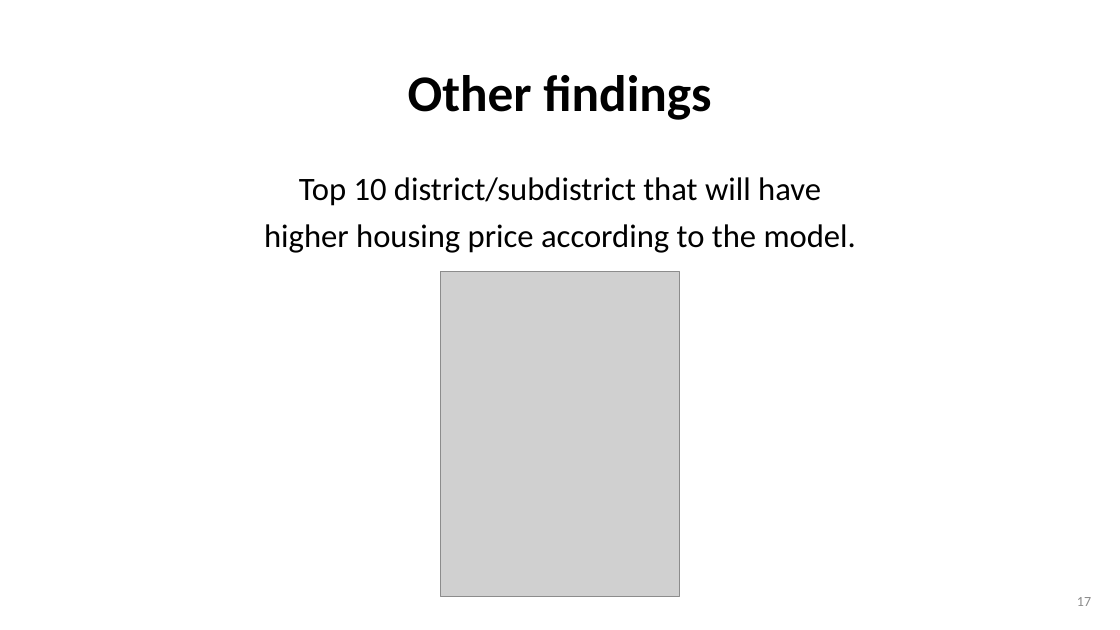
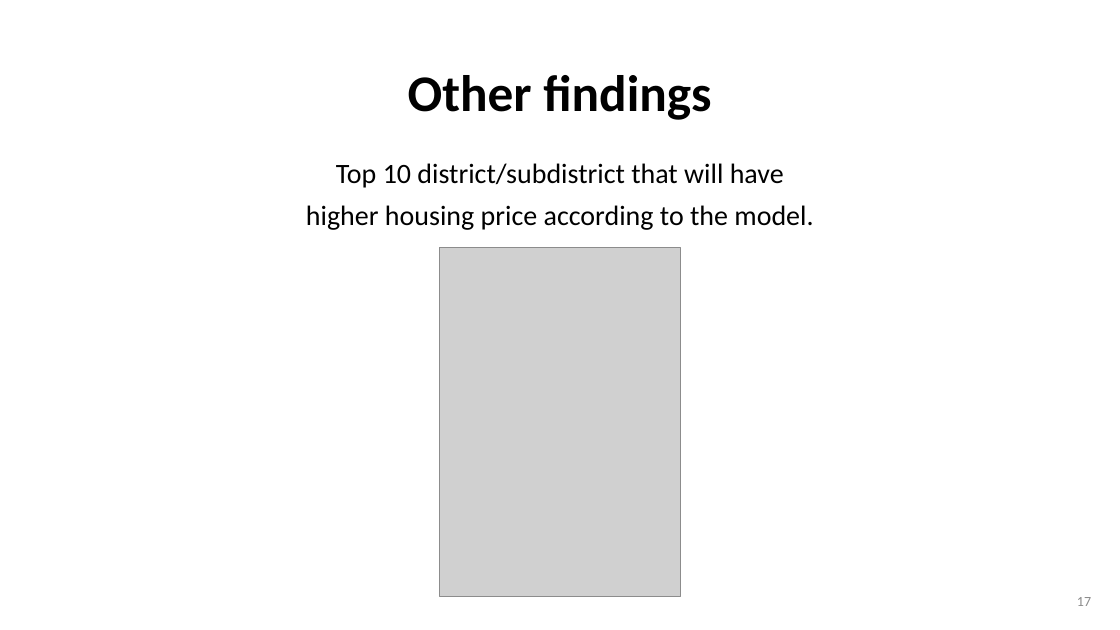
Before and after one commit to wtwwitt/project_2_bangkok_housing_price, a slide deck: slide 17 of presentation/Bangkok Housing Price Prediction for buyers and sellers.pptx. Drawn at 1120x630 pixels with LibreOffice and Linux fonts; fonts in the diff are those of the drawing; grey boxes stand for pictures. Boxes give left, top, right and bottom in pixels: in the first picture for what was removed or moved away, otherwise in the second. Text is boxed around its words. In the diff, an @@ line names an element or a change of style, - is before the commit and + after.

Commit message:
Update scaling method in nearby station dstance and presentation theme

```diff
--- a/presentation/Bangkok Housing Price Prediction for buyers and sellers.pptx
+++ b/presentation/Bangkok Housing Price Prediction for buyers and sellers.pptx
@@ text "Top 10 district/subdistrict that will ...": place and size @@
-text "Top 10 district/subdistrict that will ..." at box(264, 177, 856, 253)
+text "Top 10 district/subdistrict that will ..." at box(306, 163, 813, 230)
@@ text "Top 10 district/subdistrict that will ..." at box(306, 163, 813, 230): size 28 to 24 pt @@
@@ picture: place and size @@
-picture at box(441, 272, 679, 597)
+picture at box(440, 247, 681, 597)
```
Also in this commit, not shown: 8 other slides changed, 7 other files.
